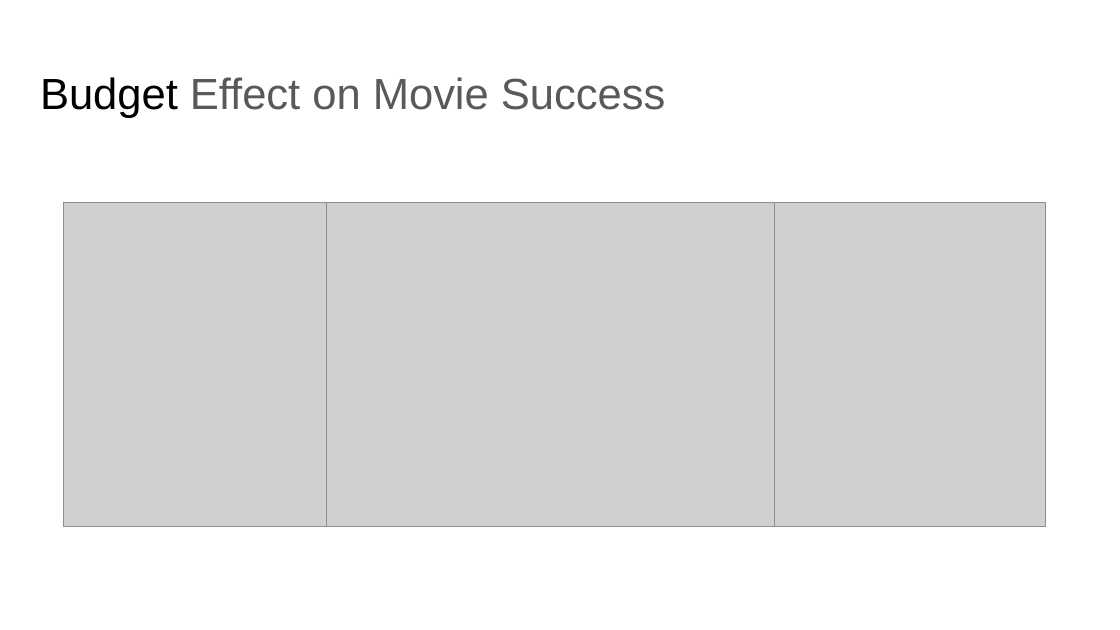
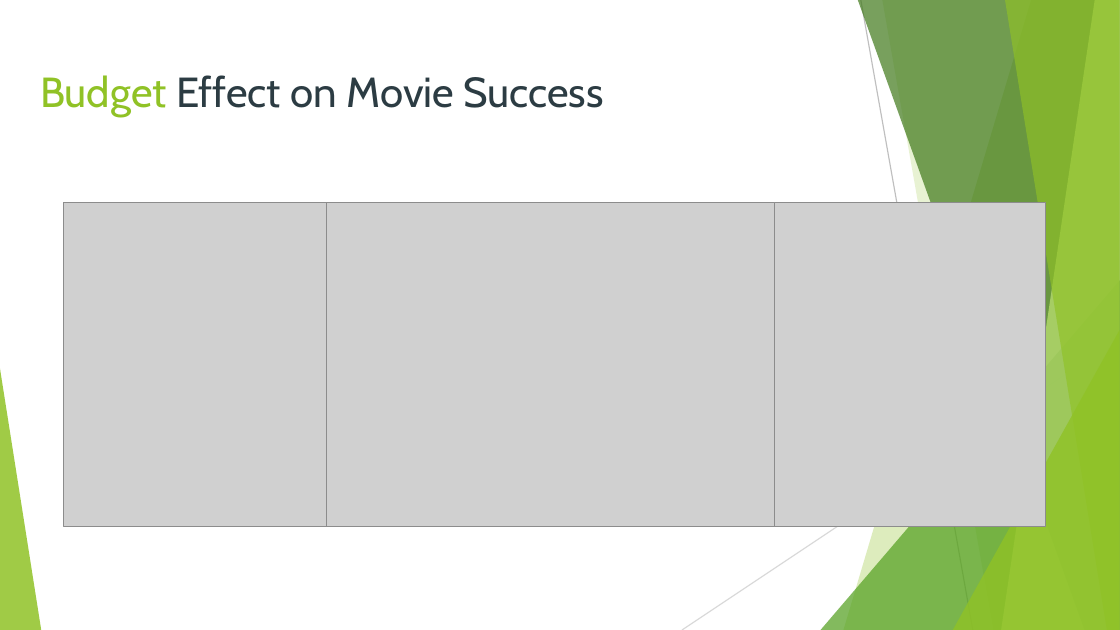
Before and after one commit to BrittanyClemmons/project_one, a slide deck: slide 12 of Project1_IMDB_data analysis.pptx. Drawn at 1120x630 pixels with LibreOffice and Linux fonts; fonts in the diff are those of the drawing; grey boxes stand for pictures. Boxes give left, top, right and bottom in pixels: in the first picture for what was removed or moved away, otherwise in the second. Text is boxed around its words. In the diff, an @@ line names an element or a change of style, - is before the commit and + after.

```diff
--- a/Project1_IMDB_data analysis.pptx
+++ b/Project1_IMDB_data analysis.pptx
@@ title "Budget Effect on Movie Success" at <box>40,75,604,117</box>: size 28 to 27 pt, font Arial to Cabin; text colour #000000 to #90C226 in "Budget"; text colour #595959 to #2C3C43 in "Effect on Movie Success" @@
@@ group added at <box>0,0,1120,630</box>: 5 freeform shapes, 3 triangles, 2 lines @@
```
Also in this commit, not shown: 20 other slides changed.
